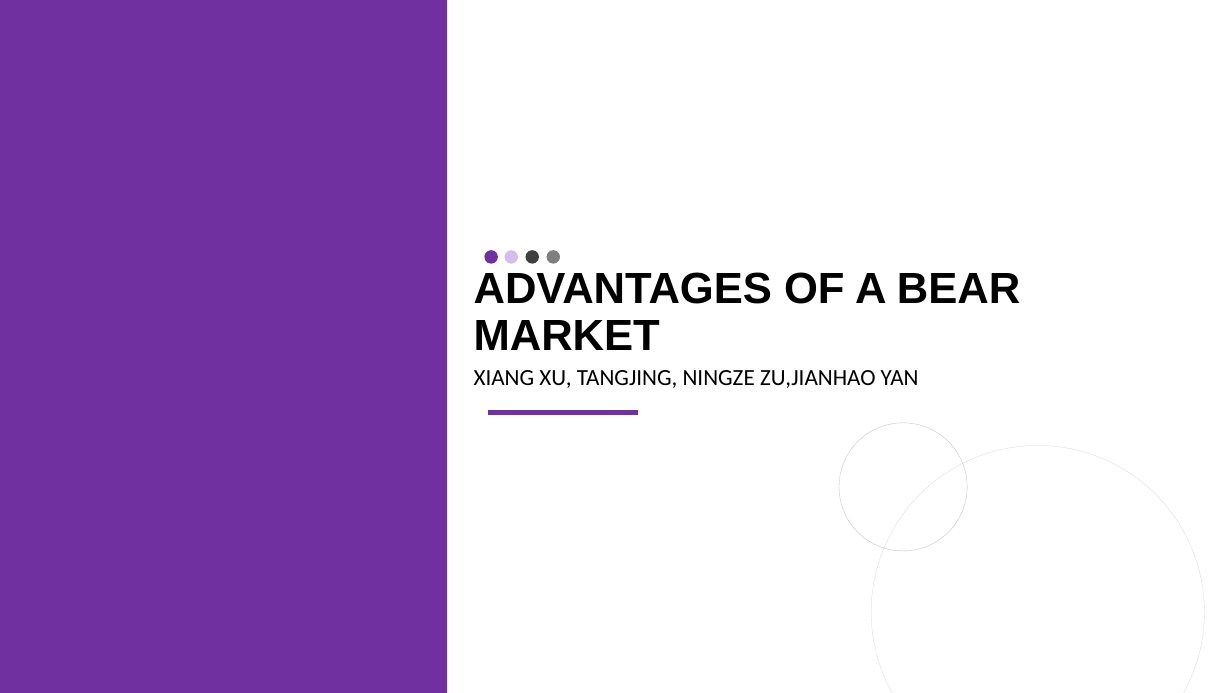
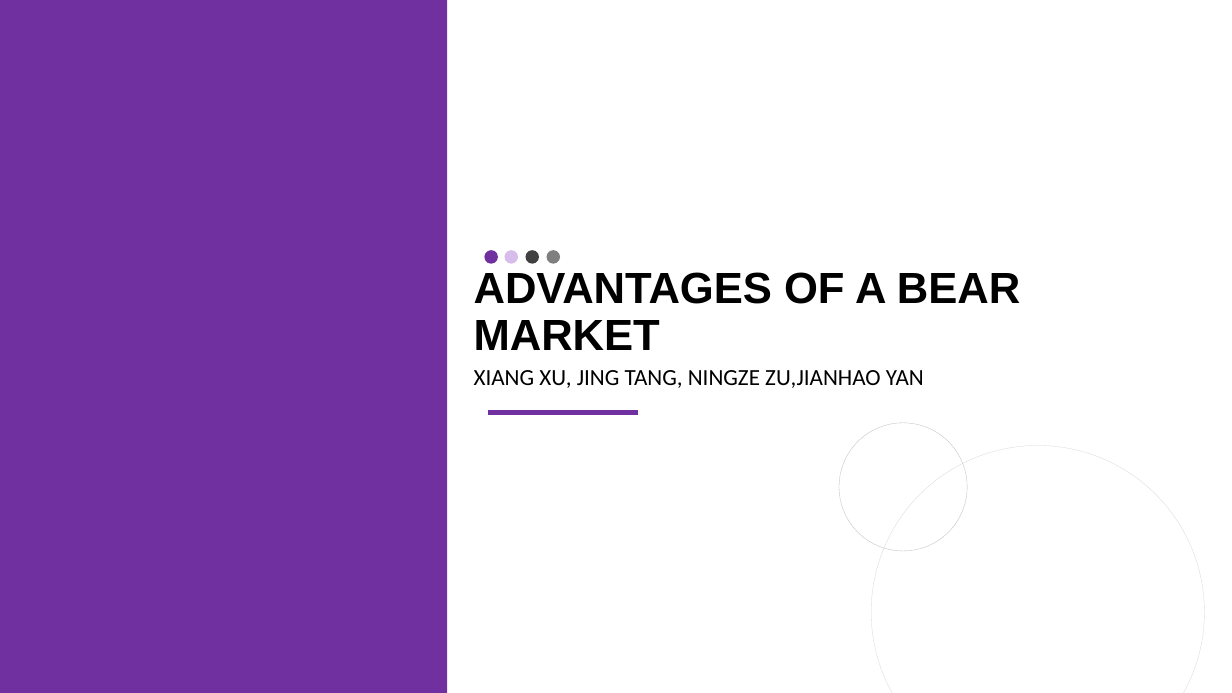
Before and after one commit to xiangx7805/MA615_TeamAssign, a slide deck: slide 1 of Officer/FinishedTemp.pptx. Drawn at 1232x693 pixels with LibreOffice and Linux fonts; fonts in the diff are those of the drawing. Boxes give left, top, right and bottom in pixels: in the first picture for what was removed or moved away, otherwise in the second. Text is boxed around its words. In the diff, an @@ line names an element or a change of style, - is before the commit and + after.

```diff
--- a/Officer/FinishedTemp.pptx
+++ b/Officer/FinishedTemp.pptx
@@ subtitle at <box>474,370,924,388</box>: text changed @@
-XIANG XU, TANGJING, NINGZE ZU,JIANHAO YAN
+XIANG XU, JING TANG, NINGZE ZU,JIANHAO YAN
```
Also in this commit, not shown: 2 other files.
